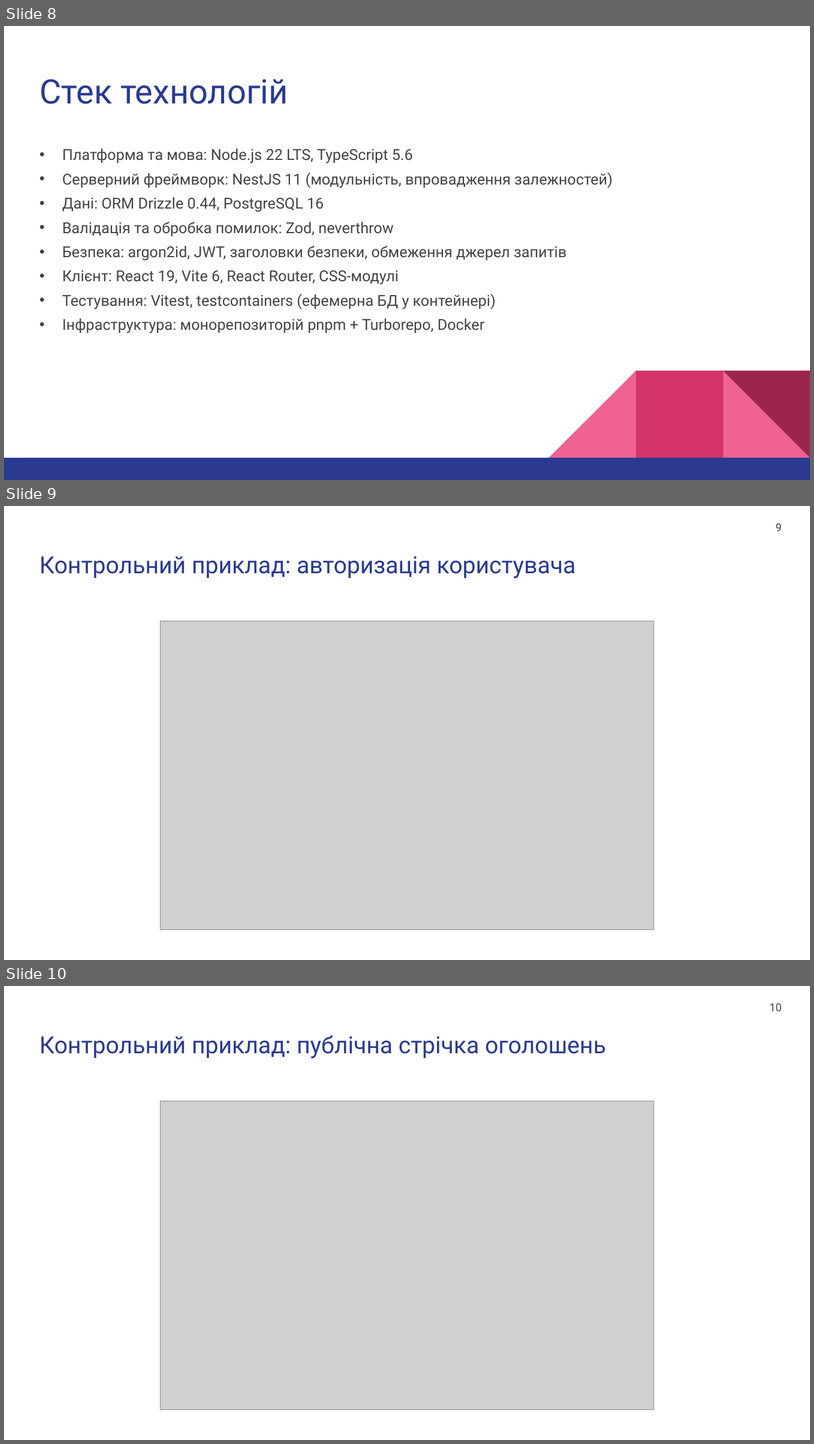
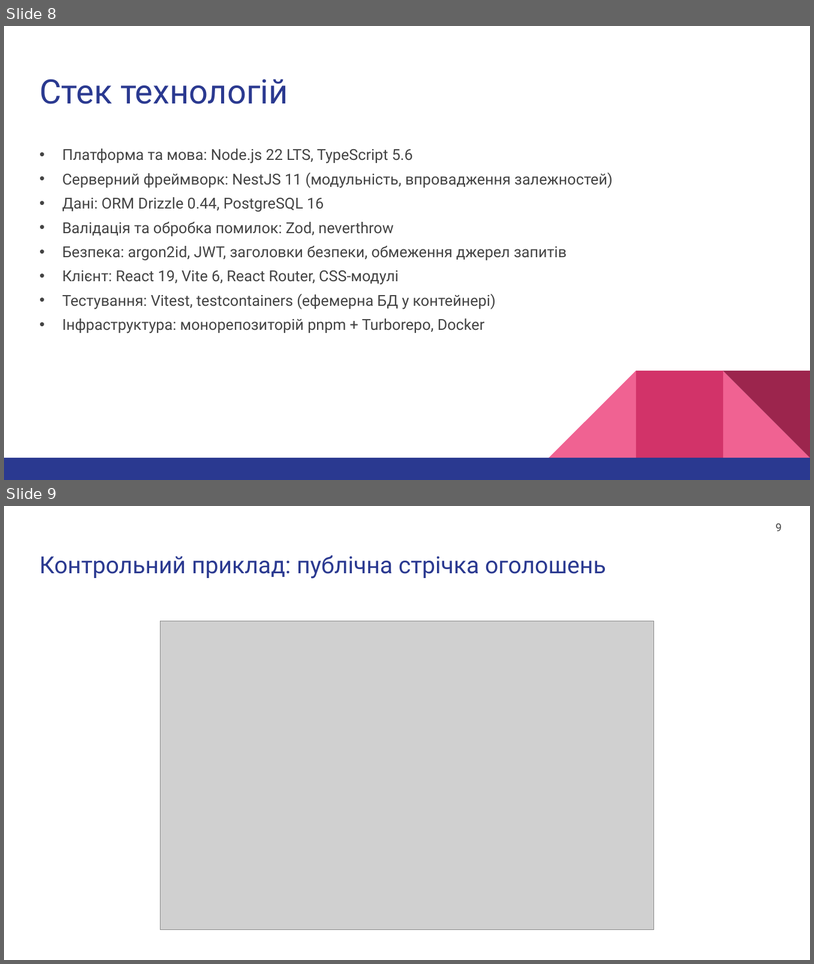
Before and after one commit to Ilyaberbx/diplomna_robota, a slide deck: thesis/presentation.pptx. Shown one above the other, each under a label of ours: slides 8, 9 and 10 before the commit, slides 8 and 9 after it. The pictures are 814x1444 and 814x964 pixels, drawn with LibreOffice and Linux fonts; fonts in the diff are those of the drawing; grey boxes stand for pictures. Boxes give left, top, right and bottom in pixels: in the first picture for what was removed or moved away, otherwise in the second. Text is boxed around its words. In the diff, an @@ line names an element or a change of style, - is before the commit and + after.

```diff
--- a/thesis/presentation.pptx
+++ b/thesis/presentation.pptx
@@ slide 9 removed at box(4, 506, 810, 960), background #FFFFFF @@
@@ page number removed at box(776, 523, 782, 531) @@
-9
@@ title removed at box(39, 556, 576, 579) @@
-Контрольний приклад: авторизація користувача
@@ picture removed at box(161, 621, 654, 930) @@
@@ what was slide 10 is now slide 9 @@
@@ page number at box(776, 523, 782, 531): text changed @@
-10
+9
```
Also in this commit, not shown: 1 slide changed, 29 other files.
